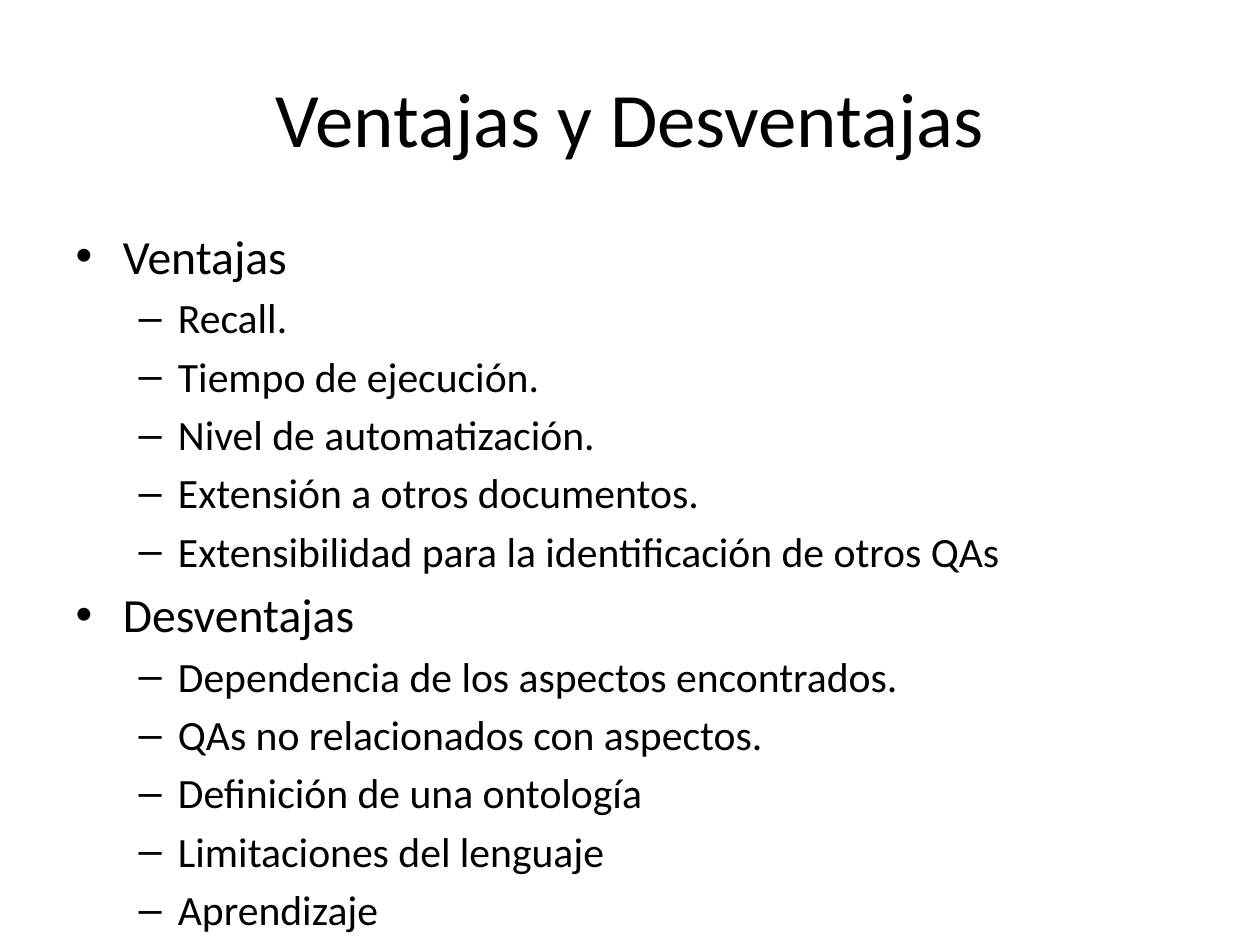
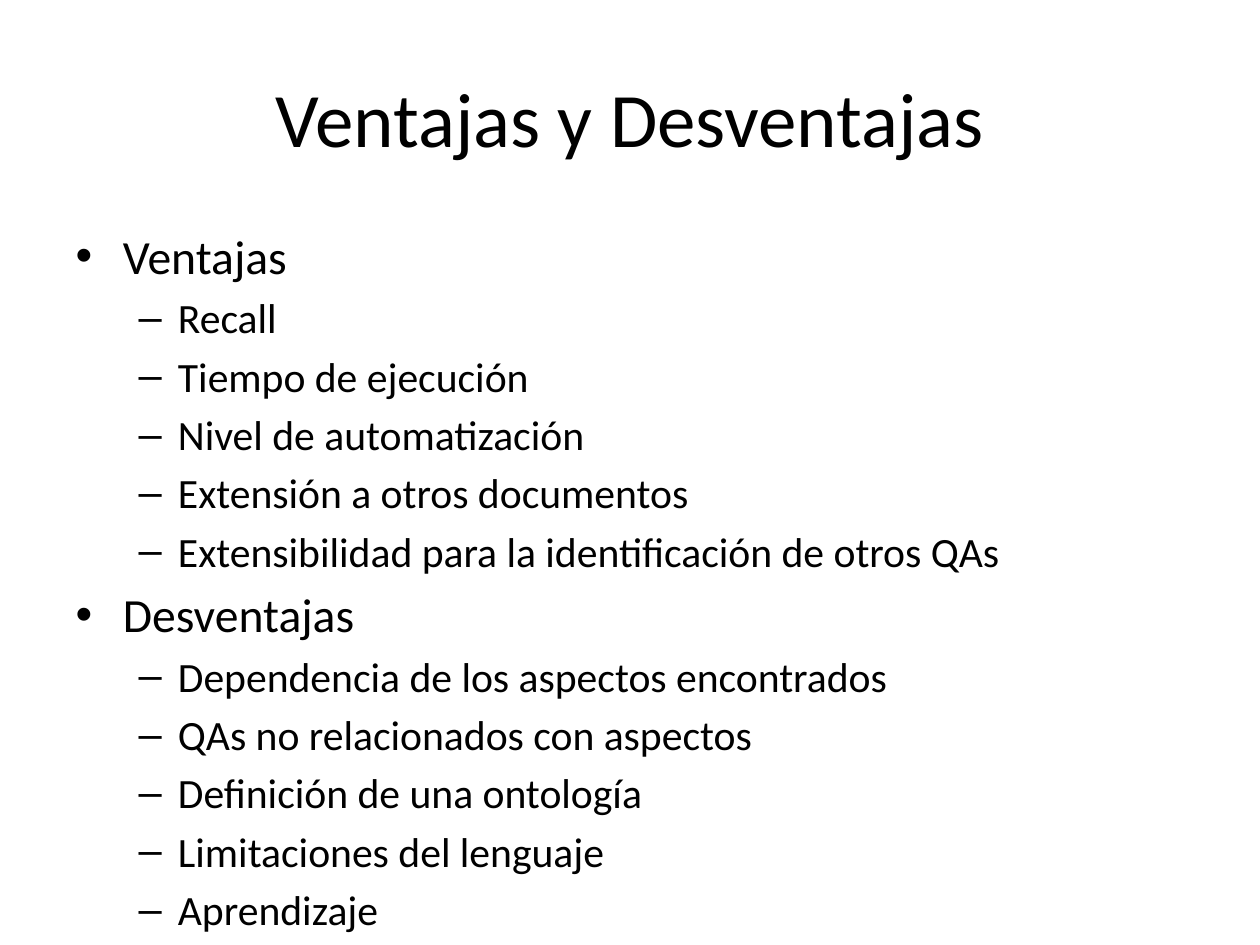
Before and after one commit to alejandrorago/qatesis2, a slide deck: slide 16 of Capitulos Finales/filiminasPeladas.pptx (slide 17 before the commit). Drawn at 1260x945 pixels with LibreOffice and Linux fonts; fonts in the diff are those of the drawing. Boxes give left, top, right and bottom in pixels: in the first picture for what was removed or moved away, otherwise in the second. Text is boxed around its words. In the diff, an @@ line names an element or a change of style, - is before the commit and + after.

```diff
--- a/Capitulos Finales/filiminasPeladas.pptx
+++ b/Capitulos Finales/filiminasPeladas.pptx
@@ text at [178,304,688,509]: text changed @@
-  – Recall.
-  – Tiempo de ejecución.
-  – Nivel de automatización.
-  – Extensión a otros documentos.
+  – Recall
+  – Tiempo de ejecución
+  – Nivel de automatización
+  – Extensión a otros documentos
@@ text at [178,663,887,757]: text changed @@
-  – Dependencia de los aspectos encontrados.
-  – QAs no relacionados con aspectos.
+  – Dependencia de los aspectos encontrados
+  – QAs no relacionados con aspectos
```
Also in this commit, not shown: 9 other slides changed, 1 slide removed.
